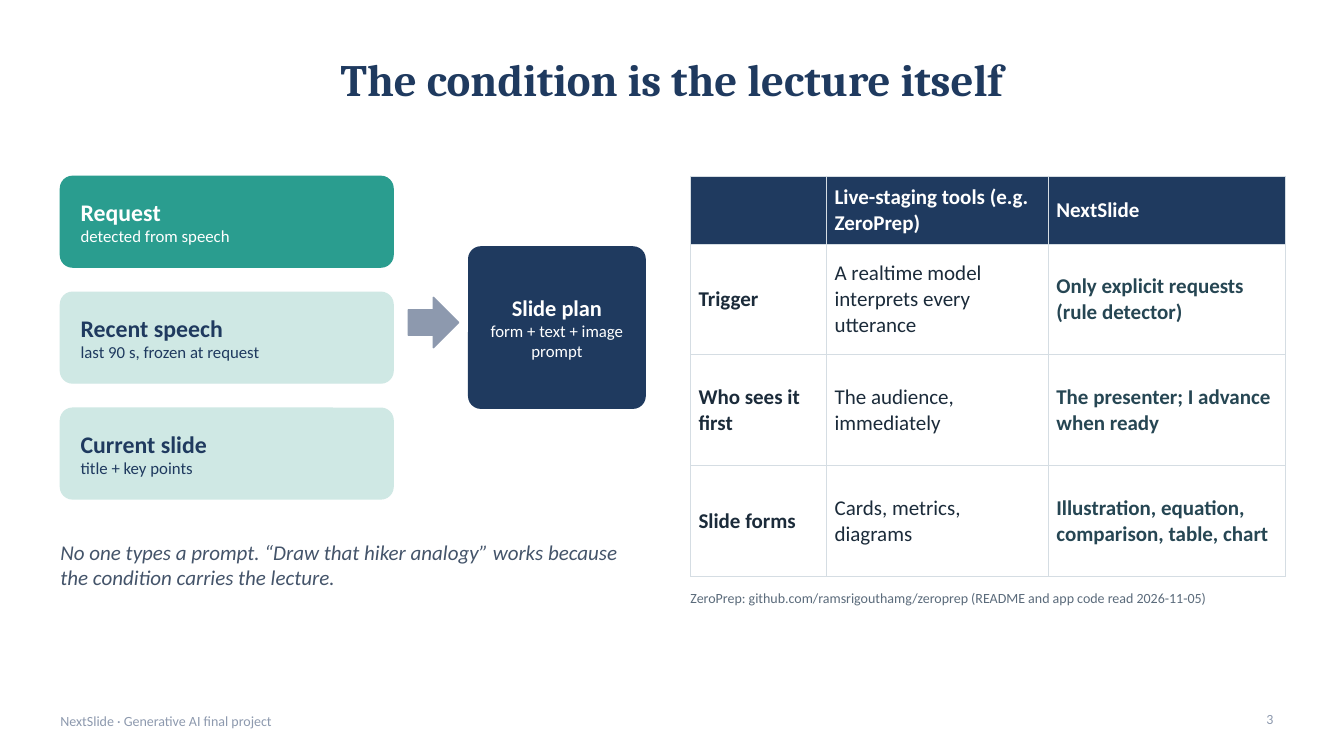
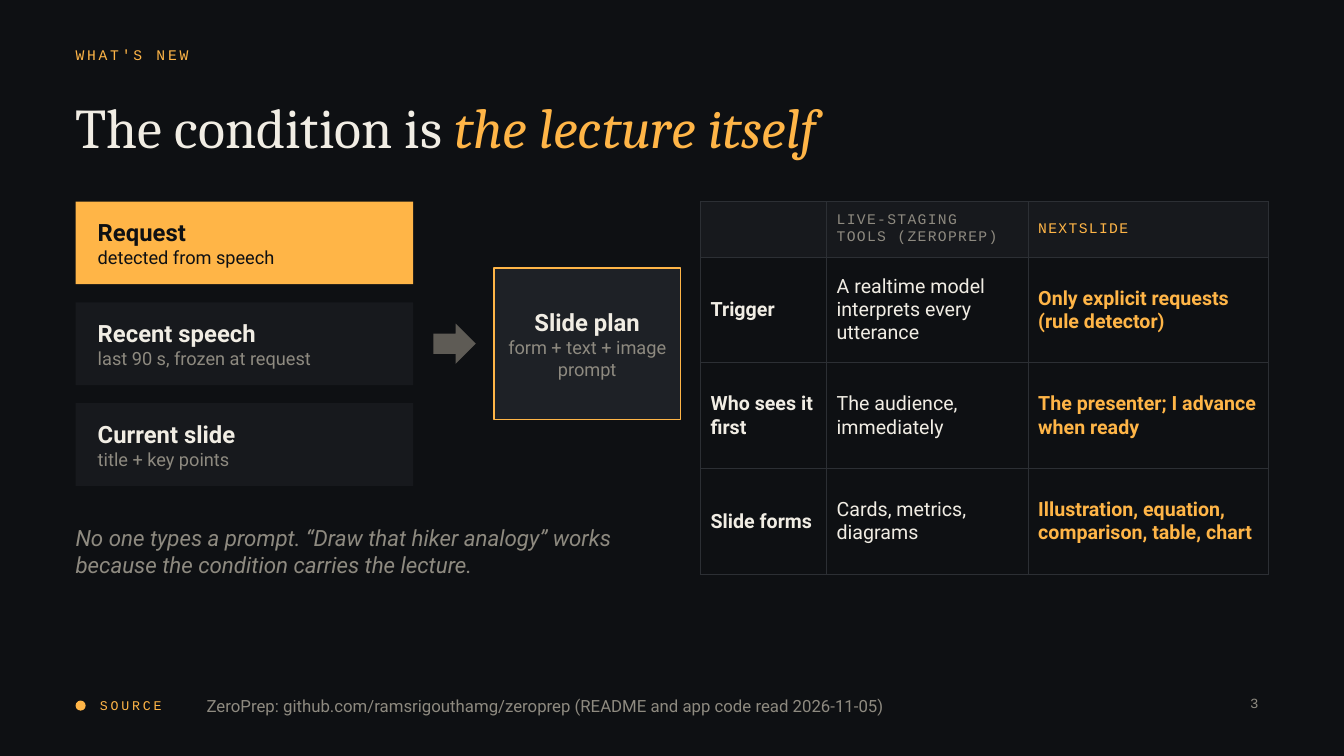
Before and after one commit to nunu0404/GenAI-proj-2026, a slide deck: slide 3 of docs/presentation/NextSlide_final.pptx. Drawn at 1344x756 pixels with LibreOffice and Linux fonts; fonts in the diff are those of the drawing; background and template pictures are left out. Boxes give left, top, right and bottom in pixels: in the first picture for what was removed or moved away, otherwise in the second. Text is boxed around its words. In the diff, an @@ line names an element or a change of style, - is before the commit and + after.

```diff
--- a/docs/presentation/NextSlide_final.pptx
+++ b/docs/presentation/NextSlide_final.pptx
@@ background #FFFFFF to picture (left out) @@
@@ text added at [76,50,188,60], 10.5 pt, text #FFB547 @@
+WHAT'S NEW
@@ title "The condition is the lecture ...": place and size @@
-title "The condition is the lecture ..." at [341,64,1003,97]
+title "The condition is the lecture ..." at [76,109,816,161]
@@ title "The condition is the lecture ..." at [76,109,816,161]: size 32 to 40 pt, bold off; text colour #1F3A5F to #F1EDE4 in "The condition is"; text colour #1F3A5F to #FFB547, italic on in "the lecture itself"; alignment centre to left @@
@@ rounded rectangle removed at [60,176,393,267] @@
@@ rectangle added at [76,202,413,284], fill #FFB547 @@
@@ text "Request": place and size @@
-text "Request" at [81,205,230,245]
+text "Request" at [98,224,274,268]
@@ text "Request" at [98,224,274,268]: font Calibri to Roboto, text colour #FFFFFF to #0E1013; size 12 to 13 pt in "detected from speech" @@
@@ table at [701,202,1268,547] @@
-row 1, column 2: Live-staging tools (e.g. ZeroPrep)
+row 1, column 2: LIVE-STAGING TOOLS (ZEROPREP)
-row 1, column 3: NextSlide
+row 1, column 3: NEXTSLIDE
@@ fill #1F3A5F to #17191D in row 1 @@
@@ fill #FFFFFF to none in 9 cells @@
@@ size 15 to 14 pt, font Calibri to Roboto in "Trigger", "A realtime model interprets every utterance", "Only explicit requests (rule detector)", "Who sees it first" and 5 more places @@
@@ text colour #1B2B3A to #F1EDE4 in "Trigger", "A realtime model interprets every utterance", "Who sees it first", "The audience, immediately" and 2 more places @@
@@ text colour #264653 to #FFB547 in "Only explicit requests (rule detector)", "The presenter; I advance when ready", "Illustration, equation, comparison, table, chart" @@
@@ borders changed @@
@@ table: place and size @@
-table at [691,176,1286,549]
+table at [701,202,1268,547]
@@ rounded rectangle removed at [469,247,645,408] @@
@@ rectangle added at [494,268,681,419], fill #1E2126, outline #FFB547 1 pt @@
@@ text "Slide plan": place and size @@
-text "Slide plan" at [491,300,623,360]
+text "Slide plan" at [508,313,666,380]
@@ text "Slide plan" at [508,313,666,380]: size 16 to 17 pt, text colour #FFFFFF to #F1EDE4 in "Slide plan"; font Calibri to Roboto; size 12 to 13 pt, text colour #FFFFFF to #8E8A80 in "form + text + image prompt" @@
@@ rounded rectangle removed at [60,292,393,383] @@
@@ rectangle added at [76,302,413,385], fill #17191D @@
@@ text "Recent speech": place and size @@
-text "Recent speech" at [81,320,259,361]
+text "Recent speech" at [98,324,311,369]
@@ text "Recent speech" at [98,324,311,369]: font Calibri to Roboto; text colour #1F3A5F to #F1EDE4 in "Recent speech"; size 12 to 13 pt, text colour #1F3A5F to #8E8A80 in "last 90 s, frozen at request" @@
@@ right arrow: place and size @@
-right arrow at [408,297,459,348]
+right arrow at [434,324,476,364]
@@ right arrow at [434,324,476,364]: fill #8D99AE to #5E5B55; outline #8D99AE 1 pt to none @@
@@ rounded rectangle removed at [60,408,393,499] @@
@@ rectangle added at [76,403,413,486], fill #17191D @@
@@ text "Current slide": place and size @@
-text "Current slide" at [81,436,207,477]
+text "Current slide" at [98,425,235,470]
@@ text "Current slide" at [98,425,235,470]: font Calibri to Roboto; text colour #1F3A5F to #F1EDE4 in "Current slide"; size 12 to 13 pt, text colour #1F3A5F to #8E8A80 in "title + key points" @@
@@ text "No one types a prompt. ...": place and size @@
-text "No one types a prompt. ..." at [60,545,617,585]
+text "No one types a prompt. ..." at [76,529,611,573]
@@ text "No one types a prompt. ..." at [76,529,611,573]: size 15 to 16 pt, font Calibri to Roboto, text colour #44546A to #8E8A80 @@
@@ text "ZeroPrep: github.com/ramsrigouthamg/zeroprep (README and app ...": place and size @@
-text "ZeroPrep: github.com/ramsrigouthamg/zeroprep (README and app ..." at [690,593,1206,606]
+text "ZeroPrep: github.com/ramsrigouthamg/zeroprep (README and app ..." at [207,699,884,716]
@@ text "ZeroPrep: github.com/ramsrigouthamg/zeroprep (README and app ..." at [207,699,884,716]: size 10 to 12 pt, font Calibri to Roboto, text colour #5B6B7B to #8E8A80; vertical alignment top to middle @@
@@ text removed at [60,716,271,728] @@
-NextSlide · Generative AI final project
@@ ellipse added at [76,701,86,711], fill #FFB547 @@
@@ text added at [100,701,162,710], 9.5 pt, text #FFB547 @@
+SOURCE
@@ page number: place and size @@
-page number at [1266,715,1273,724]
+page number at [1250,699,1258,708]
@@ page number at [1250,699,1258,708]: font Calibri to Courier New, text colour #8D99AE to #8E8A80 @@
```
Also in this commit, not shown: 11 other slides changed, 31 other files.
